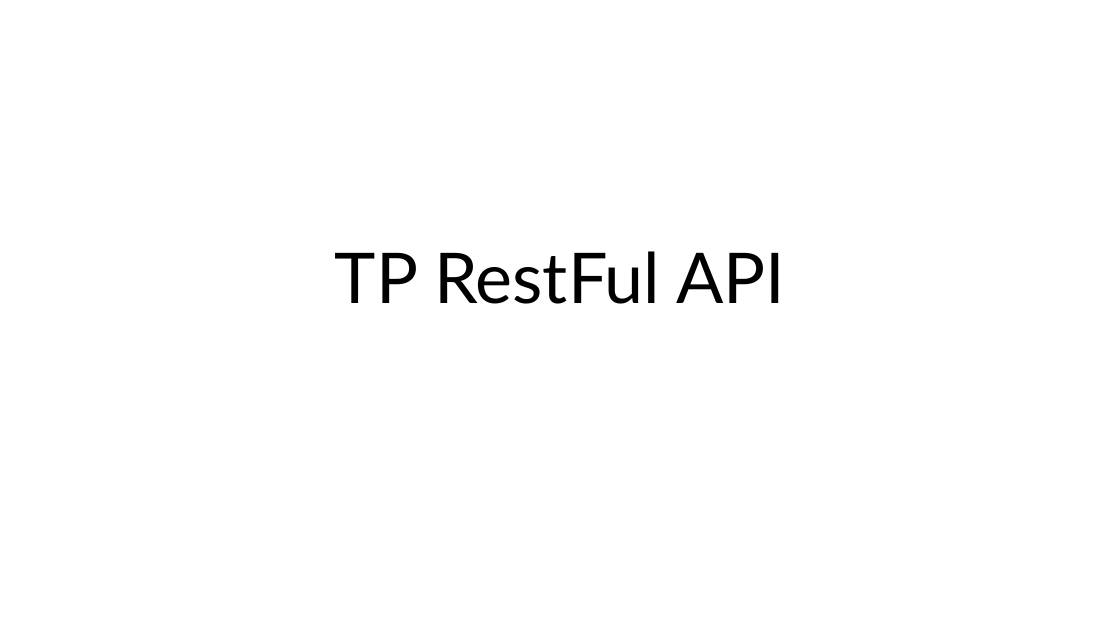
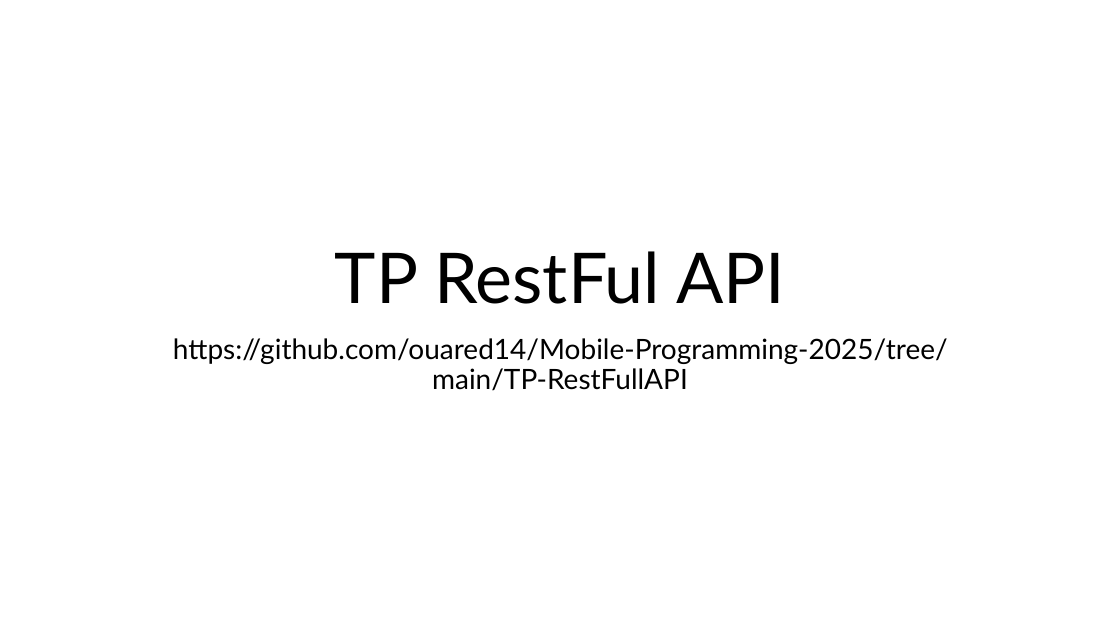
Before and after one commit to ouared14/Mobile-Programming-2025, a slide deck: slide 1 of TP-RestFullAPI/TP RestFul API.odp. Drawn at 1120x630 pixels with LibreOffice and Linux fonts; fonts in the diff are those of the drawing. Boxes give left, top, right and bottom in pixels: in the first picture for what was removed or moved away, otherwise in the second. Text is boxed around its words. In the diff, an @@ line names an element or a change of style, - is before the commit and + after.

```diff
--- a/TP-RestFullAPI/TP RestFul API.odp
+++ b/TP-RestFullAPI/TP RestFul API.odp
@@ subtitle added at (x1=173, y1=338, x2=948, y2=391), 24 pt, text #000000 @@
+https://github.com/ouared14/Mobile-Programming-2025/tree/main/TP-RestFullAPI
```
Also in this commit, not shown: 1 other slide changed, 2 slides added.
